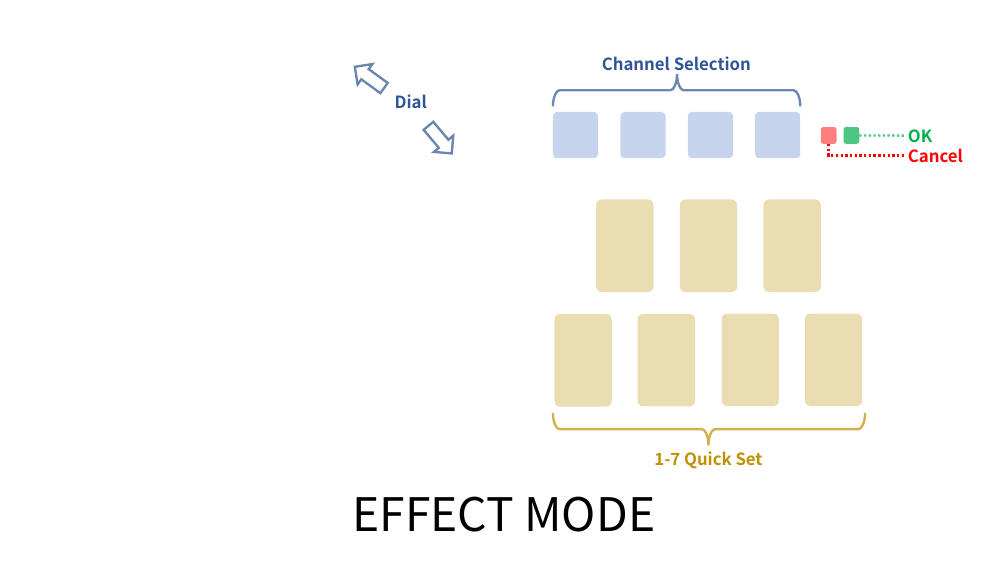
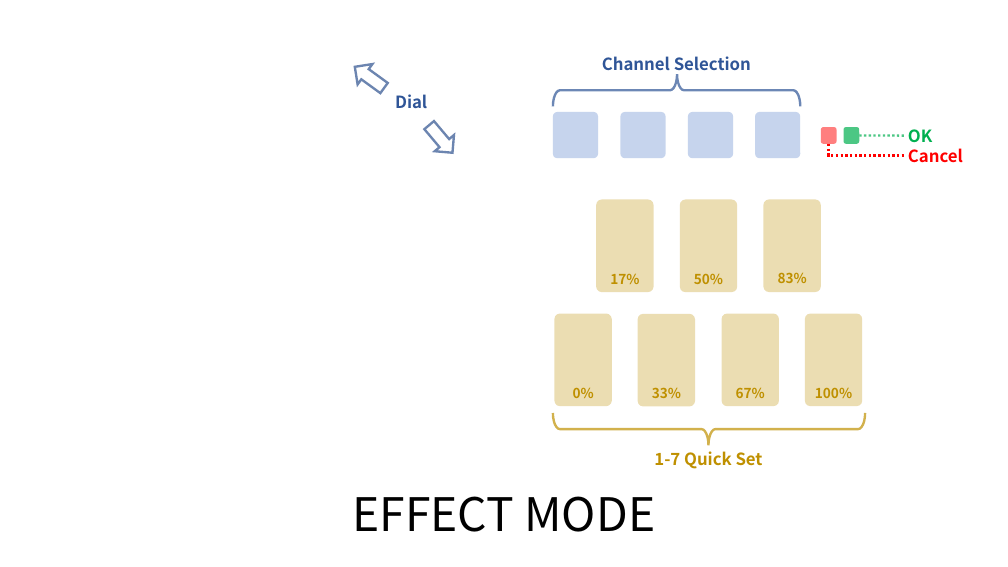
Before and after one commit to whowechina/iidx_pico, a slide deck: slide 4 of doc/Firmware_manual.pptx. Drawn at 1008x567 pixels with LibreOffice and Linux fonts; fonts in the diff are those of the drawing; background and template pictures are left out. Boxes give left, top, right and bottom in pixels: in the first picture for what was removed or moved away, otherwise in the second. Text is boxed around its words. In the diff, an @@ line names an element or a change of style, - is before the commit and + after.

```diff
--- a/doc/Firmware_manual.pptx
+++ b/doc/Firmware_manual.pptx
@@ text in rounded rectangle at [610,273,639,284]: text added @@
+17%
@@ text in rounded rectangle at [694,273,723,284]: text added @@
+50%
@@ text in rounded rectangle at [778,272,807,283]: text added @@
+83%
@@ text in rounded rectangle at [573,387,594,398]: text added @@
+0%
@@ text in rounded rectangle at [652,387,681,398]: text added @@
+33%
@@ text in rounded rectangle at [736,387,765,398]: text added @@
+67%
@@ text in rounded rectangle at [815,387,852,398]: text added @@
+100%
```
Also in this commit, not shown: 2 other slides changed, 3 other files.
